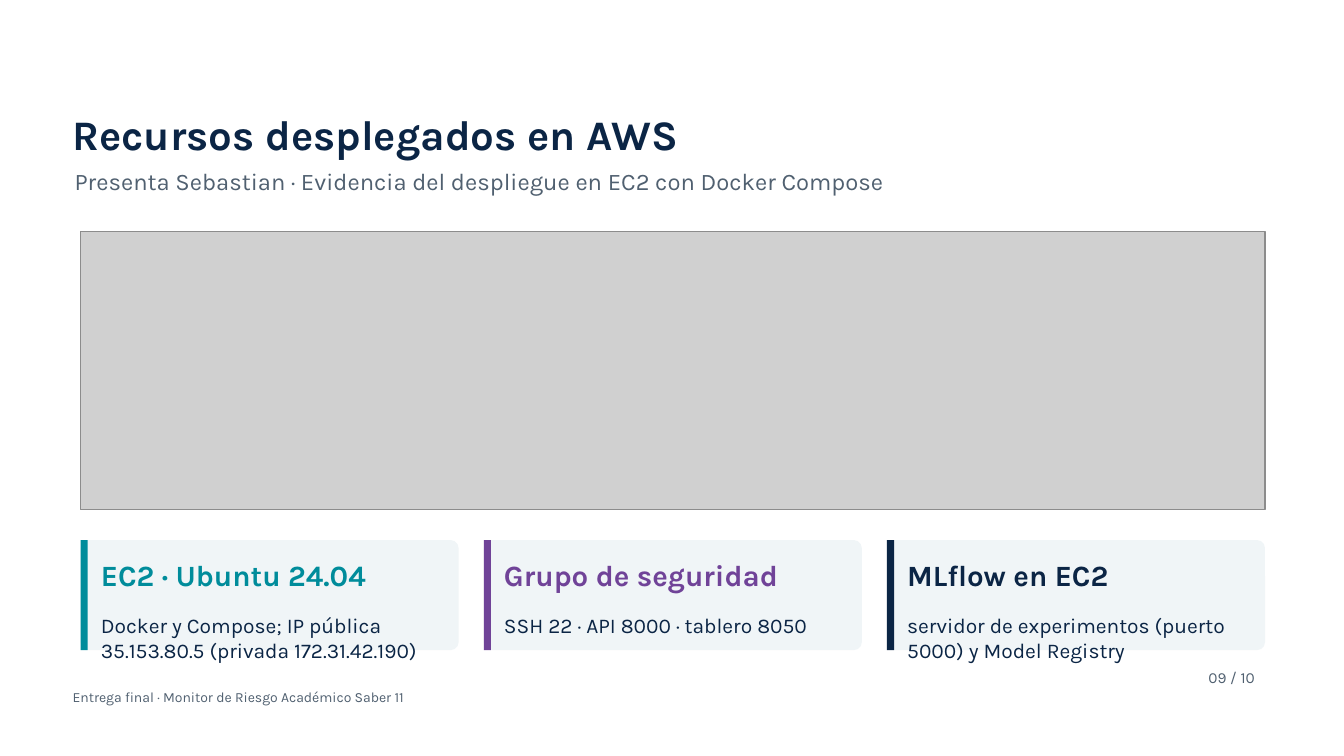
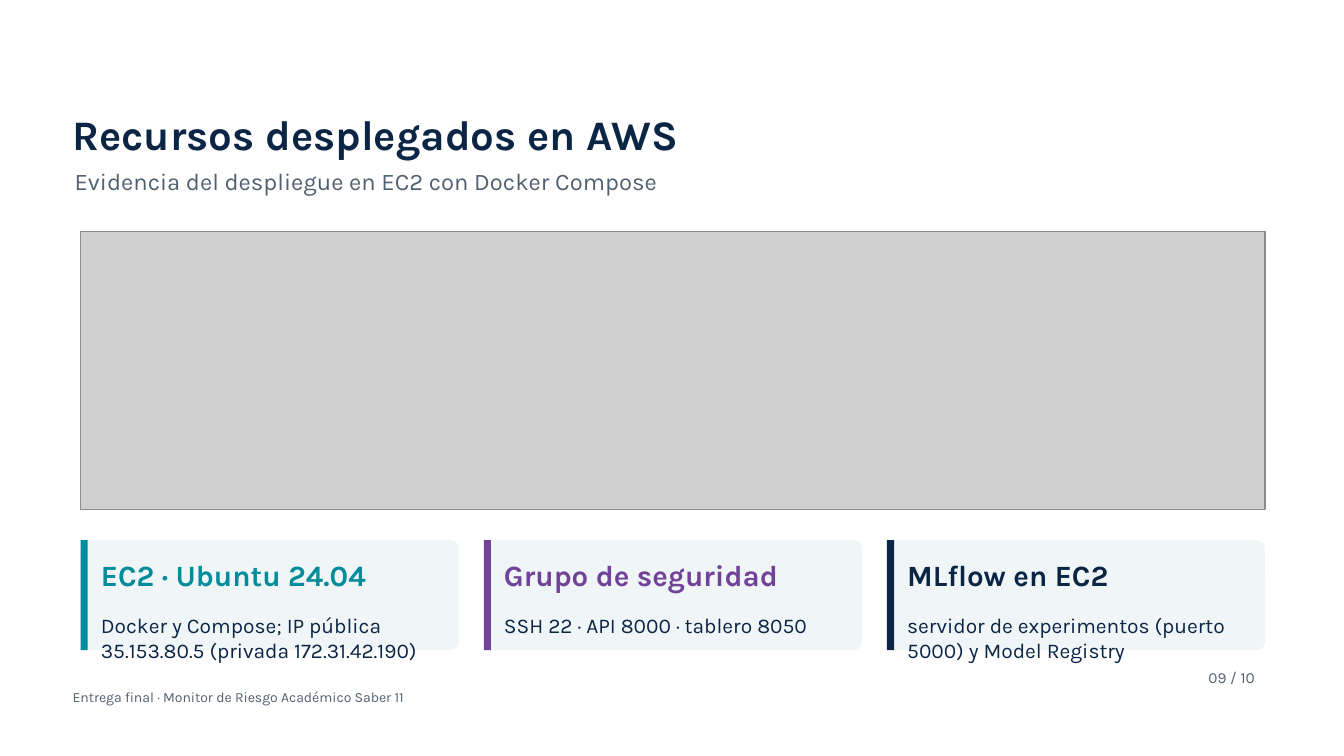
Before and after one commit to mateor0408-sys/proyecto-saber11-dsa, a slide deck: slide 9 of docs/video/presentacion_video.pptx. Drawn at 1344x756 pixels with LibreOffice and Linux fonts; fonts in the diff are those of the drawing; grey boxes stand for pictures; background and template pictures are left out. Boxes give left, top, right and bottom in pixels: in the first picture for what was removed or moved away, otherwise in the second. Text is boxed around its words. In the diff, an @@ line names an element or a change of style, - is before the commit and + after.

Commit message:
Presentación del video sin rótulos de presentador

```diff
--- a/docs/video/presentacion_video.pptx
+++ b/docs/video/presentacion_video.pptx
@@ text at (75, 173, 657, 196): text changed @@
-Presenta Sebastian · Evidencia del despliegue en EC2 con Docker Compose
+Evidencia del despliegue en EC2 con Docker Compose
```
Also in this commit, not shown: 8 other slides changed, 2 other files.
